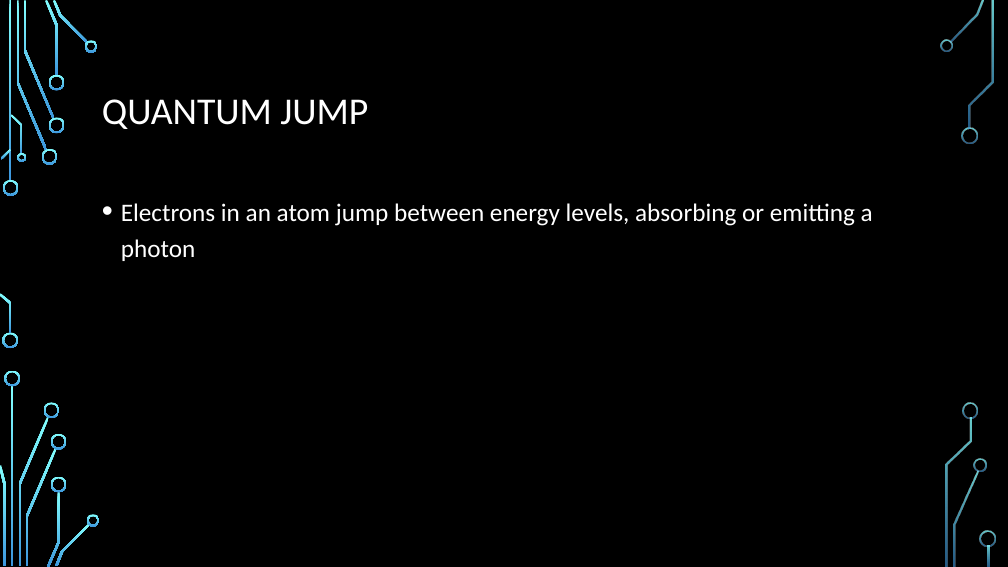
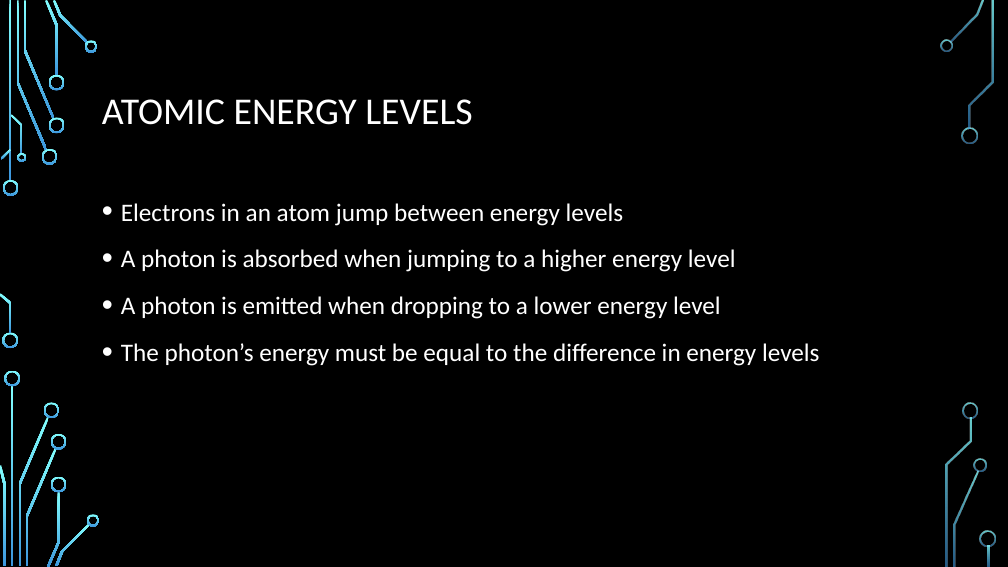
Before and after one commit to jwknaup/Junior, a slide deck: slide 3 of PHY 252/Applications of Quantum Physics in Electronics.pptx. Drawn at 1008x567 pixels with LibreOffice and Linux fonts; fonts in the diff are those of the drawing; background and template pictures are left out. Boxes give left, top, right and bottom in pixels: in the first picture for what was removed or moved away, otherwise in the second. Text is boxed around its words. In the diff, an @@ line names an element or a change of style, - is before the commit and + after.

Commit message:
working comms with scorepads and photon

```diff
--- a/PHY 252/Applications of Quantum Physics in Electronics.pptx
+++ b/PHY 252/Applications of Quantum Physics in Electronics.pptx
@@ title at [102,99,472,125]: text changed @@
-QUANTUM JUMP
+ATOMIC ENERGY LEVELS
@@ text at [121,203,820,366]: text changed @@
-• Electrons in an atom jump between energy levels, absorbing or emitting a photon
+• Electrons in an atom jump between energy levels
+• A photon is absorbed when jumping to a higher energy level
+• A photon is emitted when dropping to a lower energy level
+• The photon’s energy must be equal to the difference in energy levels
```
Also in this commit, not shown: 3 other slides changed, 42 other files.
